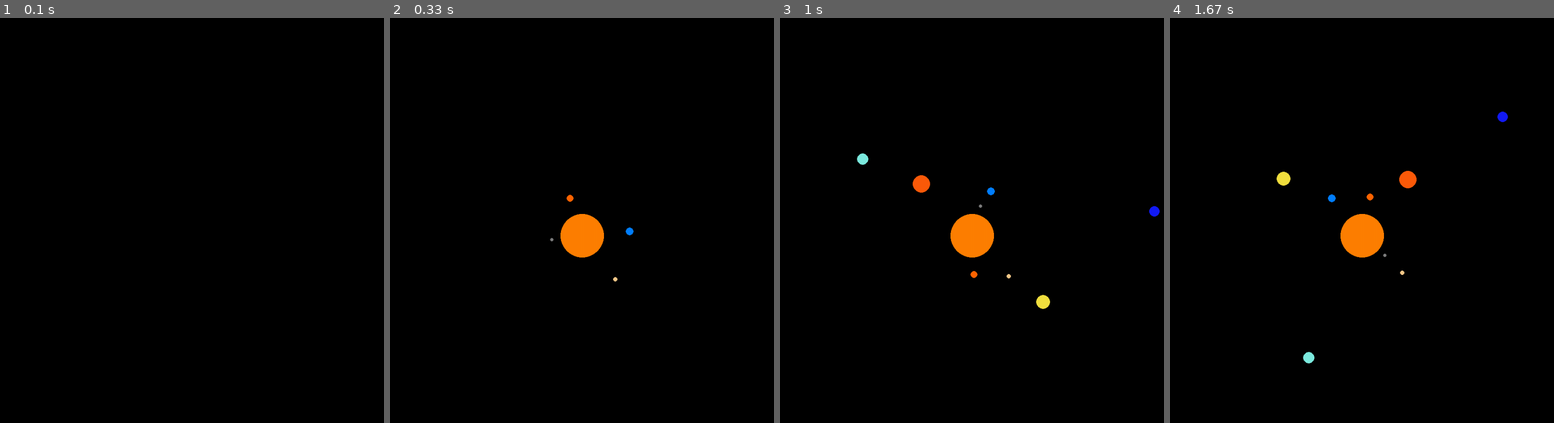
Above: before the commit, frames 1-4 (left to right).
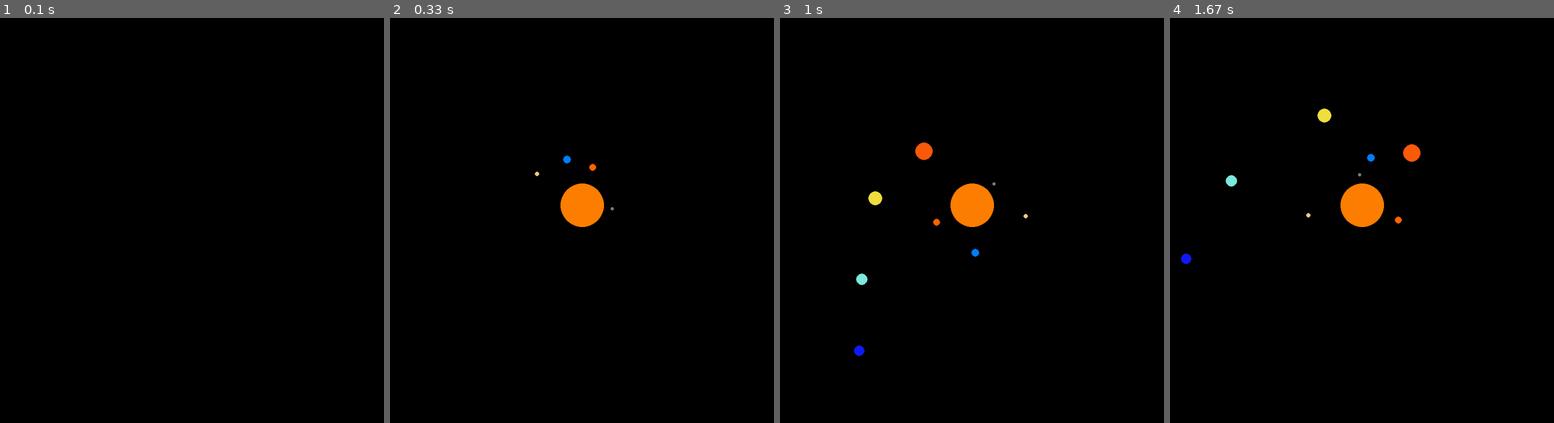
Above: after the commit, the same moments.

Repository: myhotchoc/Space-Simulator
Game: pygame game, started from Pygame Environmetnt.py
Two runs of this game, one before a commit and one after it. Both use one fixed random seed, a clock stepped at 60 frames per second and the inputs below.
Inputs:
- Up to frame 1 (0.1 s): no input
- Up to frame 2 (0.33 s): no input
- Up to frame 3 (1 s): no input
- Up to frame 4 (1.67 s): no input

Frame 1 is identical in both runs. In frame 2, 1.7% of the frame differs, in the area x 37-64%, y 33-66%; in frame 3, 2.5%; in frame 4, 2.5%, in the area x 2-89%, y 22-86%.

Commit message:
Update Pygame Environmetnt.py

Diff:
--- a/Pygame Environmetnt.py
+++ b/Pygame Environmetnt.py
@@ -57,6 +57,7 @@
 TURQUOISE = (125, 235, 224) #FOR UR ANUS
 DARKBLUE = (19, 27, 246) #FOR NEPTUNE
 BLACK = (0, 0, 0)
+WHITE = (255, 255, 255)
 
 class Planet(object):
     def __init__(self, radius, orbital_dist, mass, colour, window, theta, theta1, number):
@@ -103,7 +104,7 @@
 screen = pygame.display.set_mode(win_size)
 
 # Defining centre of screen
-centre = (int(win_size[0]/2), int(win_size[1]/2))
+centre = (int(win_size[0]/2), int((win_size[1]/2)-70))
 
 #Initialise window
 pygame.init()
@@ -114,32 +115,41 @@
 ## Main window loop
 game_loop = True
 clock = pygame.time.Clock()
-
-mercury = Planet(4, 70, mercury_mass, GREY, screen, 1, 1, 1)
+##scale factor == 0.05696203
+mercury = Planet(4, 70, mercury_mass, GREY, screen, 1, 1, 2.7)
 mercury.placePlanet()
 
-venus = Planet(8, 90, venus_mass, BLOODORANGE, screen, 1, 1, 1.7)
+venus = Planet(8, 90, venus_mass, BLOODORANGE, screen, 1, 1, 1.9936)
 venus.placePlanet()
 
-earth = Planet(9, 110, earth_mass, BLUE, screen, 1, 1, 2.6)
+earth = Planet(9, 110, earth_mass, BLUE, screen, 1, 1, 1.6974)
 earth.placePlanet()
 
-mars = Planet(5, 126, mars_mass, DUST, screen, 1, 1, 3.1)
+mars = Planet(5, 126, mars_mass, DUST, screen, 1, 1, 1.3727)
 mars.placePlanet()
 
-jupiter = Planet(20, 166, jupiter_mass, JUPITER_COL, screen, 1, 1, 3.875)
+jupiter = Planet(20, 166, jupiter_mass, JUPITER_COL, screen, 1, 1, 0.7462)
 jupiter.placePlanet()
 
-saturn = Planet(16, 223, saturn_mass, YELLOW, screen, 1, 1, 4.65)
+saturn = Planet(16, 223, saturn_mass, YELLOW, screen, 1, 1, 0.5525)
 saturn.placePlanet()
 
-uranus = Planet(13, 306, uranus_mass, TURQUOISE, screen, 1, 1, 5.4)
+uranus = Planet(13, 306, uranus_mass, TURQUOISE, screen, 1, 1, 0.3873)
 uranus.placePlanet()
 
-neptune = Planet(12, 423, neptune_mass, DARKBLUE, screen, 1, 1, 6)
+neptune = Planet(12, 423, neptune_mass, DARKBLUE, screen, 1, 1, 0.3076)
 neptune.placePlanet()
 
 planets = [mercury, venus, earth, mars, jupiter, saturn, uranus, neptune]
+
+# ''' Mercury 47.4 km/s
+# Venus 35.0 km/s
+# Earth 29.8 km/s
+# Mars 24.1 km/s
+# Jupiter 13.1 km/s
+# Saturn 9.7 km/s
+# Uranus 6.8 km/s
+# Neptune 5.4 km/s '''
 
 theta = 0
 
@@ -186,9 +196,6 @@
 
     # Update Screen, set framerate
     pygame.display.flip()
-    ##what does this do??? it works with and without it
-    ## idk go ask the nerds that made pygame
-
     clock.tick(7)
 
 # Exit
